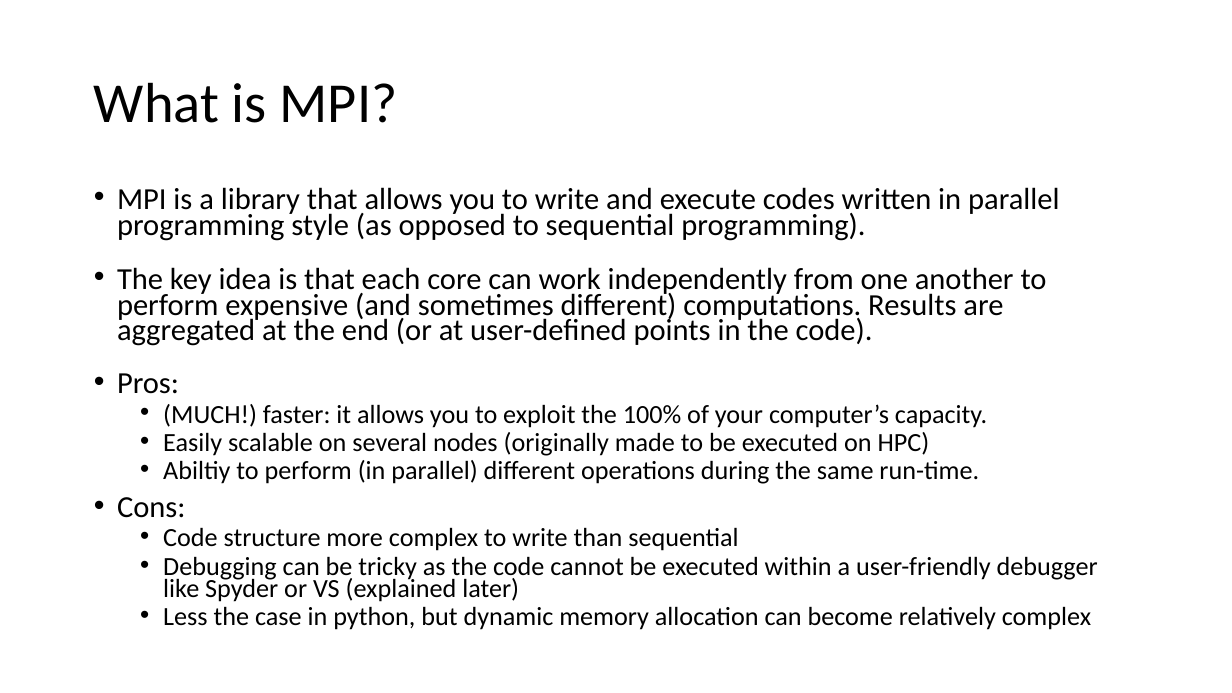
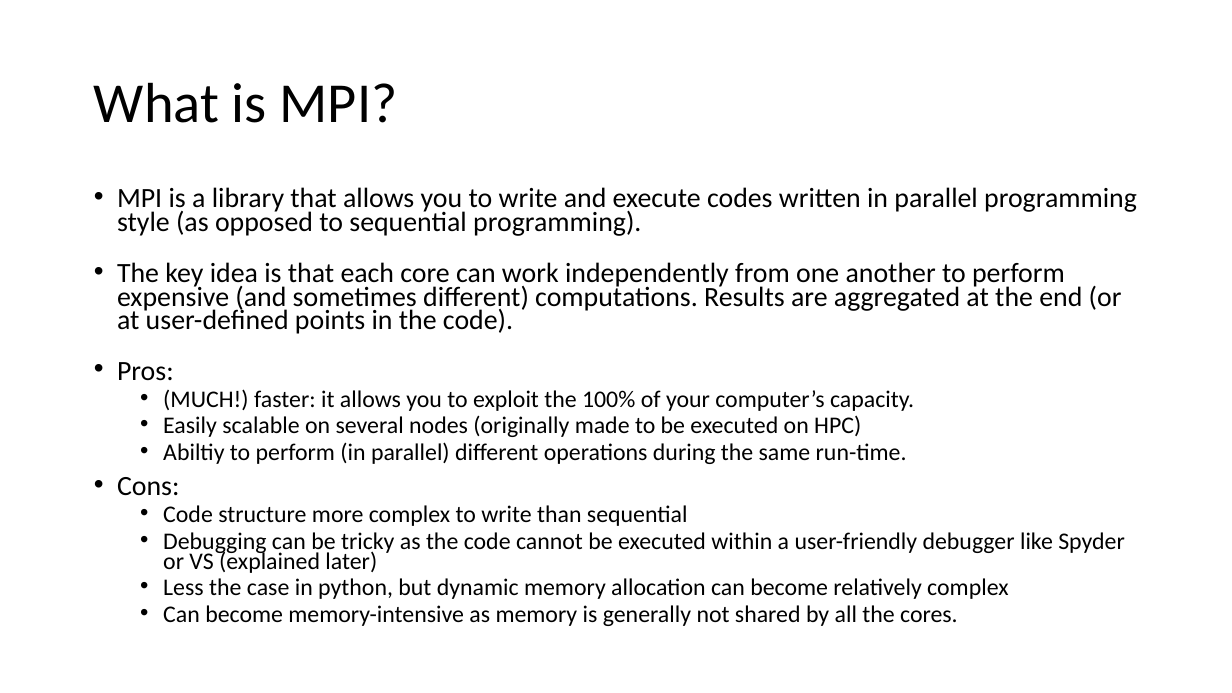
Before and after one commit to xavierbellagamba/MPI_example, a slide deck: slide 3 of MPI.pptx (slide 2 before the commit). Drawn at 1232x693 pixels with LibreOffice and Linux fonts; fonts in the diff are those of the drawing. Boxes give left, top, right and bottom in pixels: in the first picture for what was removed or moved away, otherwise in the second. Text is boxed around its words. In the diff, an @@ line names an element or a change of style, - is before the commit and + after.

```diff
--- a/MPI.pptx
+++ b/MPI.pptx
@@ text at bbox=[117, 187, 1137, 599]: size 23.8 to 21.7 pt in "MPI is a library that allows you ...", "The key idea is that each core ...", "Pros:", "Cons:"; size 20.4 to 18.6 pt in "(MUCH!) faster: it allows you to exploit ...", "Easily scalable on several nodes (originally made ...", "Abiltiy to perform (in parallel) different operations ...", "Code structure more complex to write than ..." and 2 more places @@
@@ text at bbox=[163, 605, 958, 626]: paragraph added @@
+  • Can become memory-intensive as memory is generally not shared by all the cores.
```
Also in this commit, not shown: 5 other slides changed, 4 slides added.
